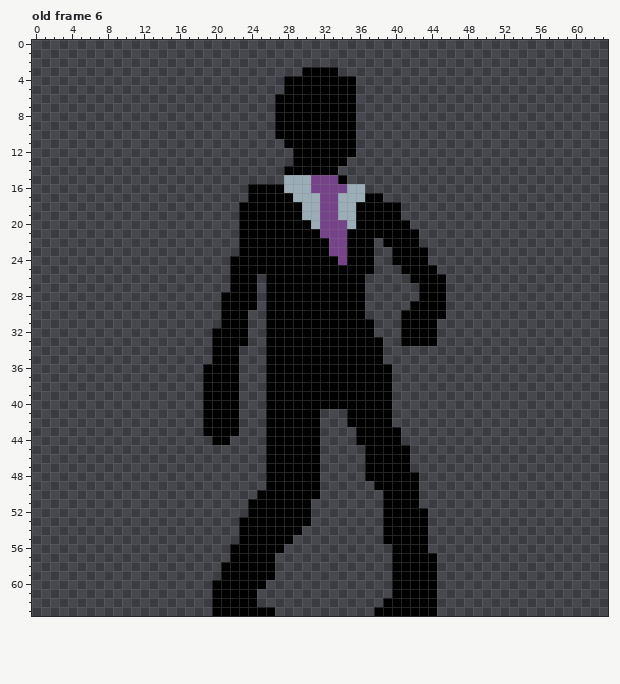
One commit to this pixel-art file: static/assets/images/main-character/main-character.aseprite. That is the earlier state.
64x64 pixels, 39 frames. Colours within 5 levels of each other are drawn and written as one. Shown: old frame 6. The commit also changed other frames, which this record leaves out.
New version:
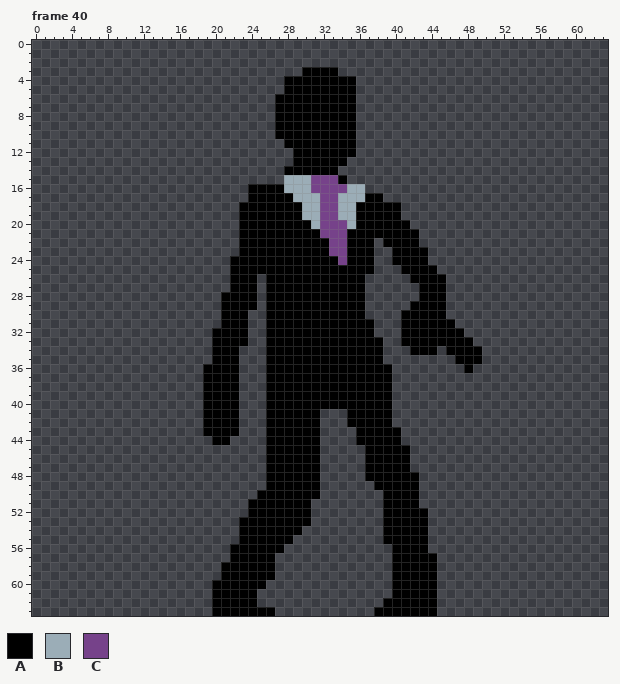
Palette (. is transparent): A #000000  B #9badb7  C #76428a
A new or re-ordered frame is compared with the old frame closest to it.
Changes in this commit:
frames 39 -> 71
Frame 40 is new; against old frame 6:
The edit adds colour A in row 31 at x 45 to 46; in row 32 at x 45 to 47; in row 33 at x 45 to 48; in row 34 at x 42 to 44 and 46 to 49; in row 35 at x 47 to 49; in row 36 at x 48.
